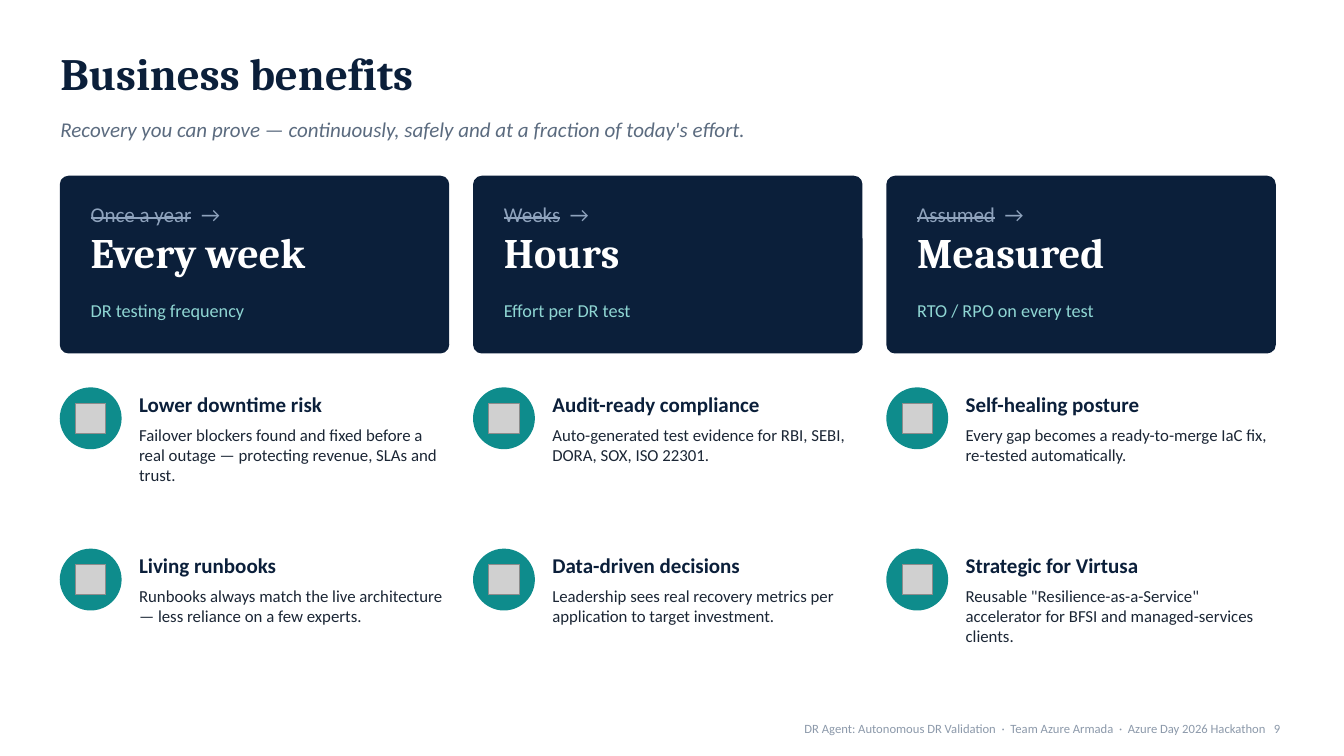
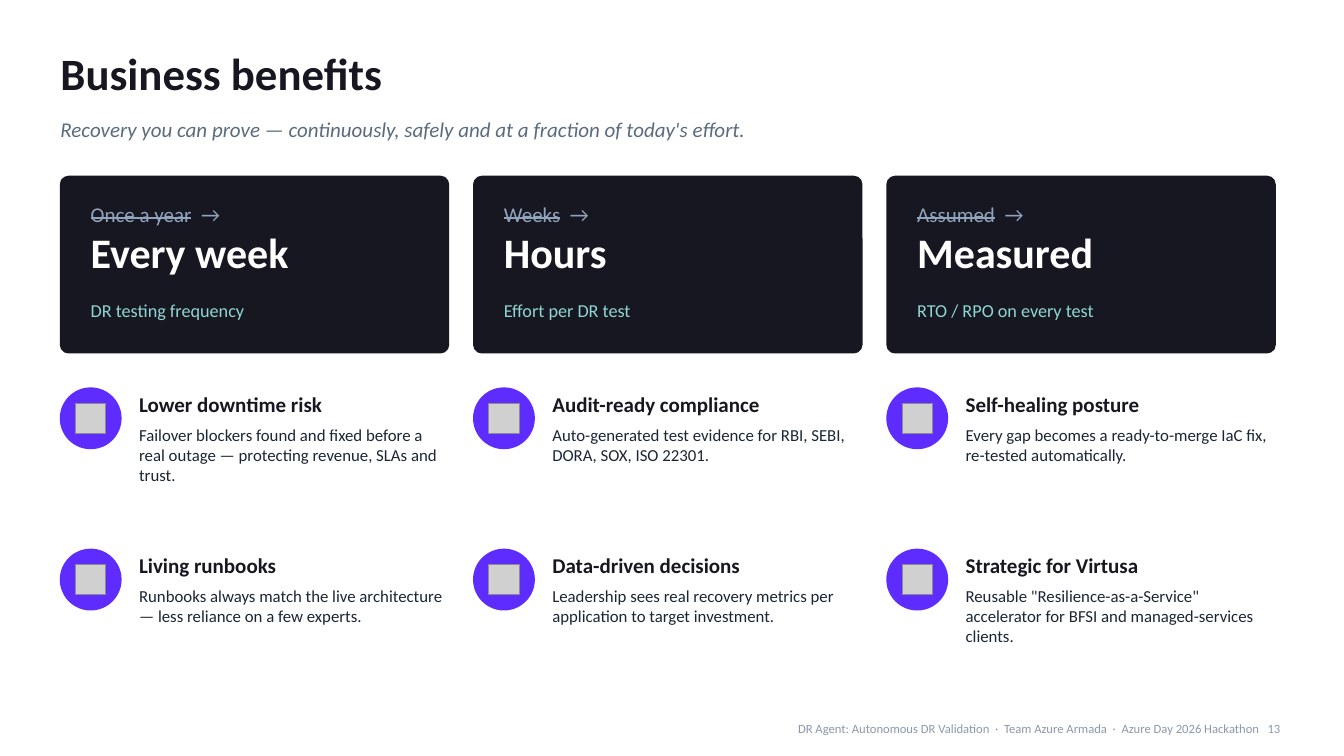
Before and after one commit to kishalr-virtusa/Azure-Armada, a slide deck: slide 13 of docs/deck/DR-Agent-Azure-Day-2026.pptx (slide 9 before the commit). Drawn at 1344x756 pixels with LibreOffice and Linux fonts; fonts in the diff are those of the drawing; grey boxes stand for pictures. Boxes give left, top, right and bottom in pixels: in the first picture for what was removed or moved away, otherwise in the second. Text is boxed around its words. In the diff, an @@ line names an element or a change of style, - is before the commit and + after.

```diff
--- a/docs/deck/DR-Agent-Azure-Day-2026.pptx
+++ b/docs/deck/DR-Agent-Azure-Day-2026.pptx
@@ text "Business benefits" at box(60, 58, 382, 91): font Cambria to Calibri, text colour #0B1F3A to #171721 @@
@@ fill #0B1F3A to #171721; outline #0B1F3A 1 pt to #171721 1 pt in 3 elements at box(60, 176, 449, 353), box(474, 176, 862, 353), box(887, 176, 1275, 353) @@
@@ text at box(91, 238, 288, 275): font Cambria to Calibri in "Every week" @@
@@ text at box(917, 238, 1093, 269): font Cambria to Calibri in "Measured" @@
@@ text at box(504, 240, 607, 269): font Cambria to Calibri in "Hours" @@
@@ fill #0E8C8C to #5E2CFE; outline #0E8C8C 1 pt to #5E2CFE 1 pt in 6 elements at box(60, 388, 121, 449), box(474, 388, 534, 449), box(887, 388, 948, 449), box(60, 549, 121, 610), box(474, 549, 534, 610), box(887, 549, 948, 610) @@
@@ text colour #0B1F3A to #171721 in 6 elements at box(139, 397, 322, 412), box(552, 397, 760, 416), box(966, 397, 1139, 416), box(139, 558, 276, 577), box(552, 558, 740, 573), box(966, 558, 1138, 577) @@
@@ text at box(798, 724, 1281, 735): text changed @@
-DR Agent: Autonomous DR Validation · Team Azure Armada · Azure Day 2026 Hackathon 9
+DR Agent: Autonomous DR Validation · Team Azure Armada · Azure Day 2026 Hackathon 13
```
Also in this commit, not shown: 8 other slides changed, 6 slides added, 1 slide removed, 4 other files.
